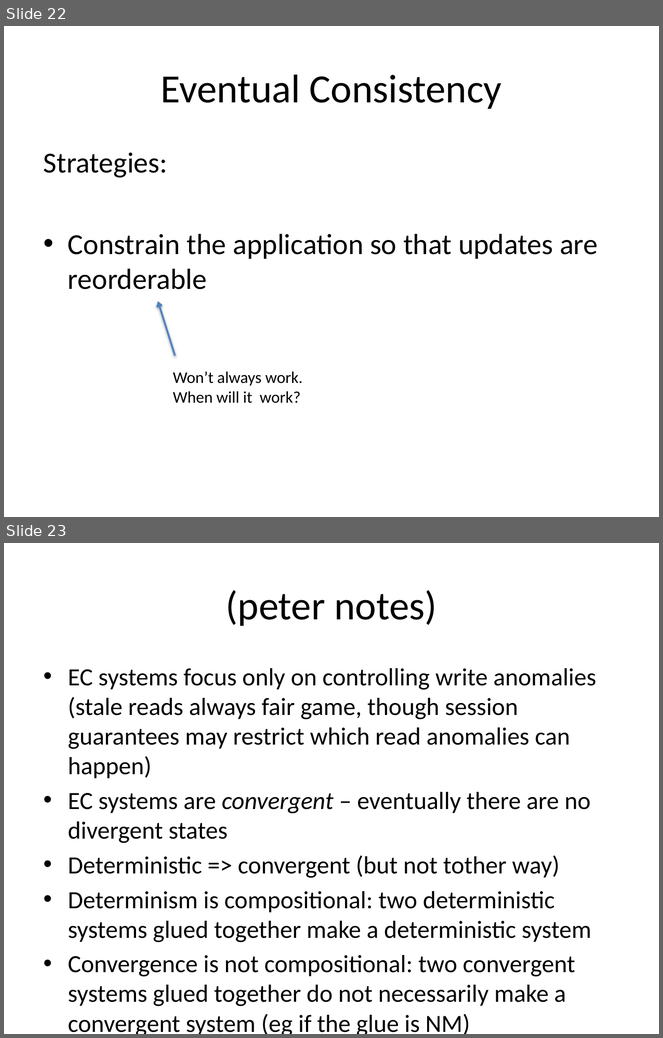
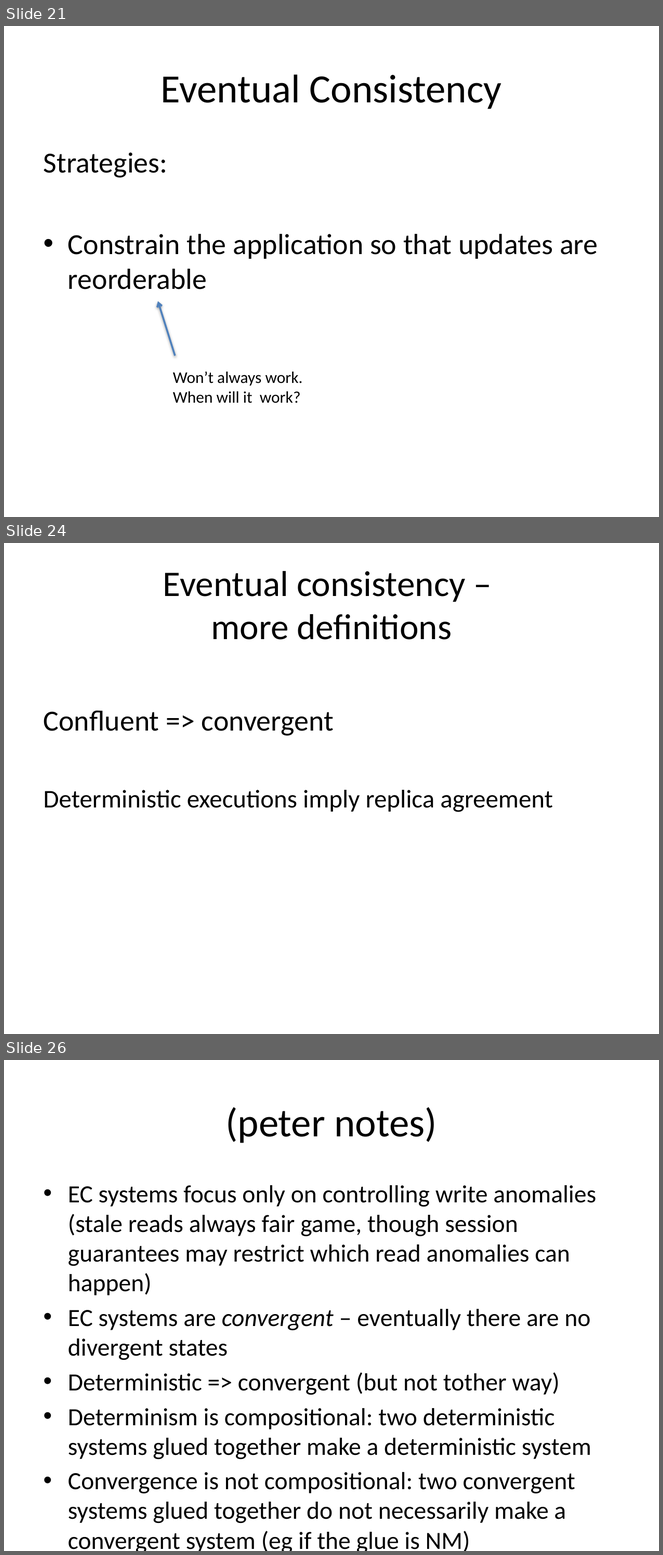
Before and after one commit to declarativitydotnet/declarativity, a slide deck: socc12-bloom-tutorial/slides/bloom-tutorial.pptx. Shown one above the other, each under a label of ours: slides 22 and 23 before the commit, slides 21, 24 and 26 after it; the slides between them are not shown. The pictures are 663x1038 and 663x1555 pixels, drawn with LibreOffice and Linux fonts; fonts in the diff are those of the drawing. Boxes give left, top, right and bottom in pixels: in the first picture for what was removed or moved away, otherwise in the second. Text is boxed around its words. In the diff, an @@ line names an element or a change of style, - is before the commit and + after.

```diff
--- a/socc12-bloom-tutorial/slides/bloom-tutorial.pptx
+++ b/socc12-bloom-tutorial/slides/bloom-tutorial.pptx
@@ slide 24 added at (4, 543, 659, 1034), background #FFFFFF @@
@@ title added at (163, 571, 466, 640), 39.6 pt, text #000000 @@
+Eventual consistency –
+more definitions
@@ text added at (44, 710, 553, 812), 28 pt, text #000000 @@
+Confluent => convergent
+Deterministic executions imply replica agreement
@@ what was slide 22 is now slide 21 @@
@@ what was slide 23 is now slide 26 @@
```
Also in this commit, not shown: 4 slides changed, 3 other slides added, 1 slide removed.
